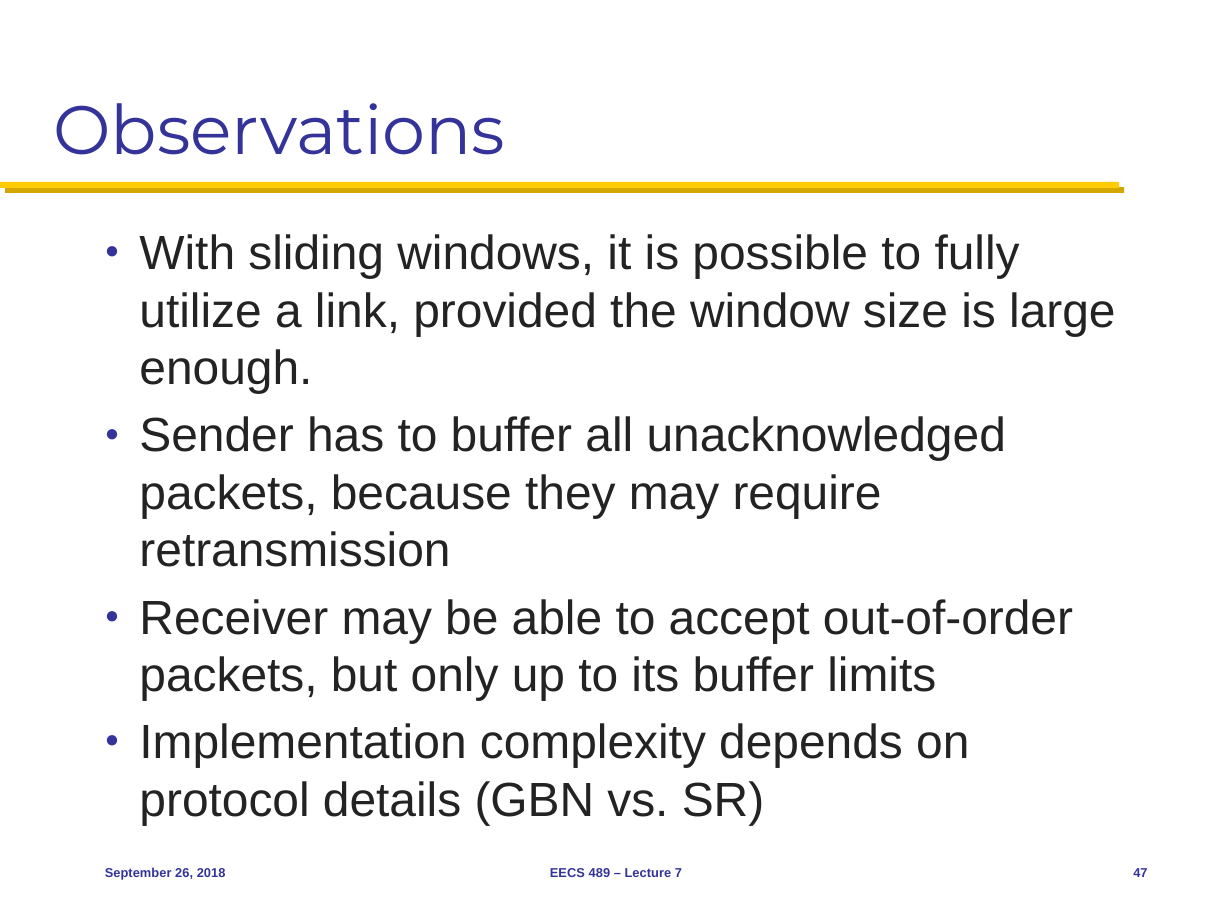
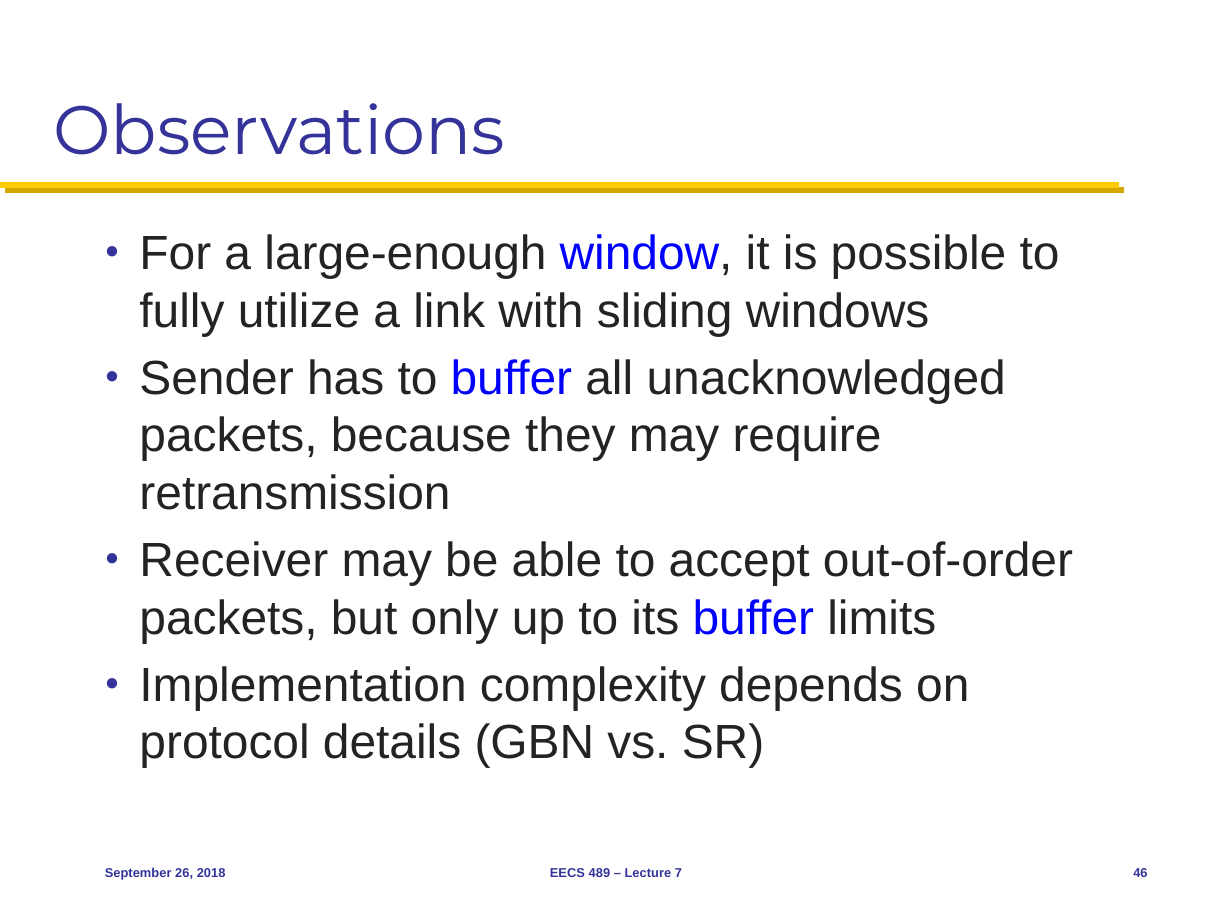
Before and after one commit to mosharaf/eecs489, a slide deck: slide 46 of Slides/092618.pptx (slide 47 before the commit). Drawn at 1232x924 pixels with LibreOffice and Linux fonts; fonts in the diff are those of the drawing. Boxes give left, top, right and bottom in pixels: in the first picture for what was removed or moved away, otherwise in the second. Text is boxed around its words. In the diff, an @@ line names an element or a change of style, - is before the commit and + after.

```diff
--- a/Slides/092618.pptx
+++ b/Slides/092618.pptx
@@ text at (x1=139, y1=234, x2=1060, y2=336): text changed @@
-● With sliding windows, it is possible to fully utilize a link, provided the window size is large enough.
+● For a large-enough window, it is possible to fully utilize a link with sliding windows
@@ text at (x1=139, y1=359, x2=1073, y2=643): text colour #232323 to #0000FF in "buffer", "buffer" @@
@@ page number at (x1=1133, y1=868, x2=1147, y2=877): text changed @@
-47
+46
```
Also in this commit, not shown: 10 other slides changed, 1 slide removed.
